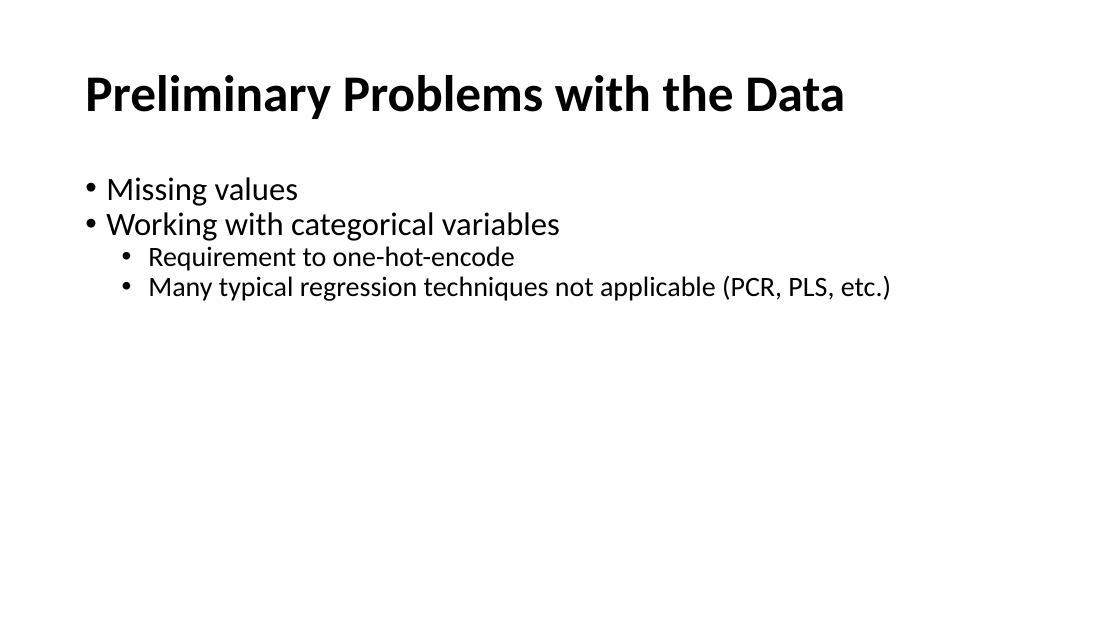
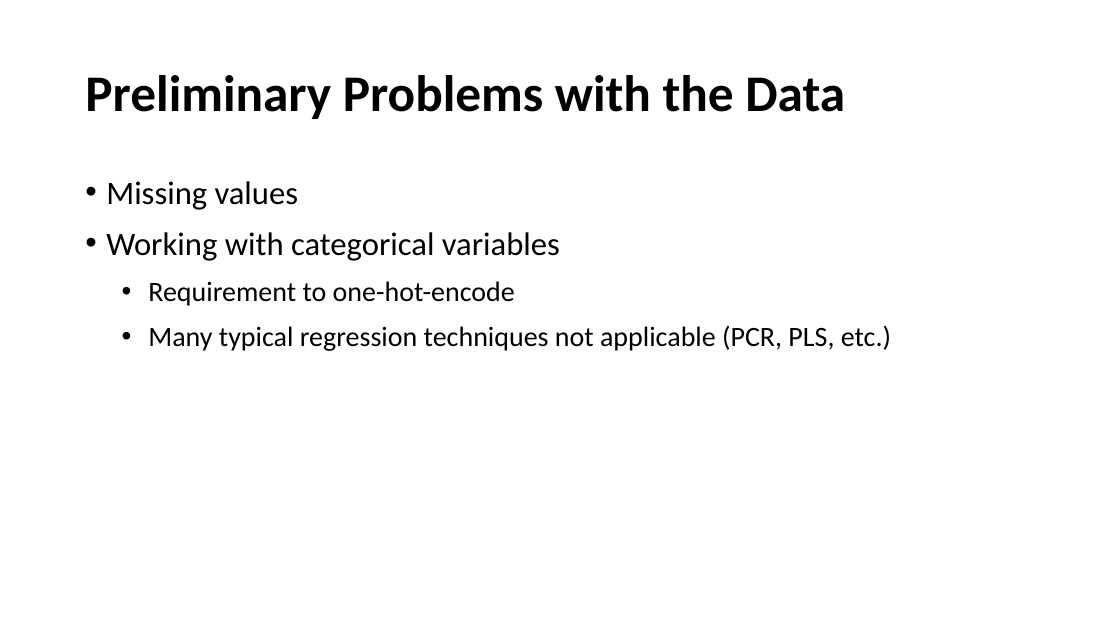
Before and after one commit to jakerhodes/gitFolder, a slide deck: slide 3 of Presentation-draft.pptx. Drawn at 1120x630 pixels with LibreOffice and Linux fonts; fonts in the diff are those of the drawing. Boxes give left, top, right and bottom in pixels: in the first picture for what was removed or moved away, otherwise in the second. Text is boxed around its words. In the diff, an @@ line names an element or a change of style, - is before the commit and + after.

```diff
--- a/Presentation-draft.pptx
+++ b/Presentation-draft.pptx
@@ text "Missing values" at (106,181,891,351): line spacing 0.9 to 1; more space between paragraphs @@
```
Also in this commit, not shown: 2 other slides changed, 1 slide removed.
